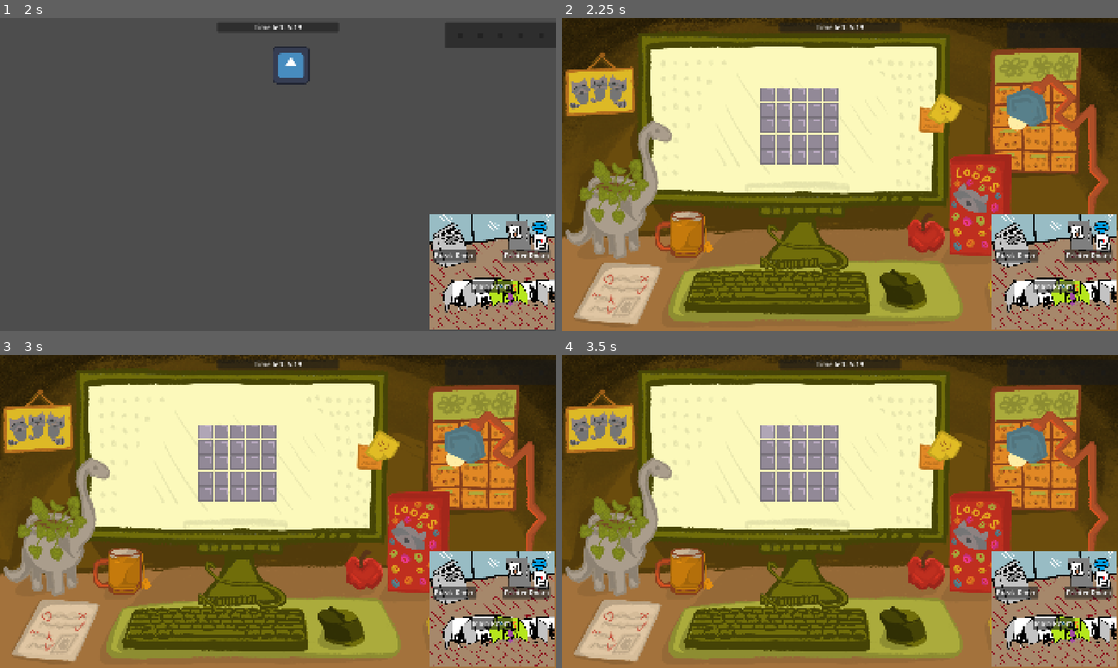
Above: before the commit, frames 1-4 (two rows, left to right).
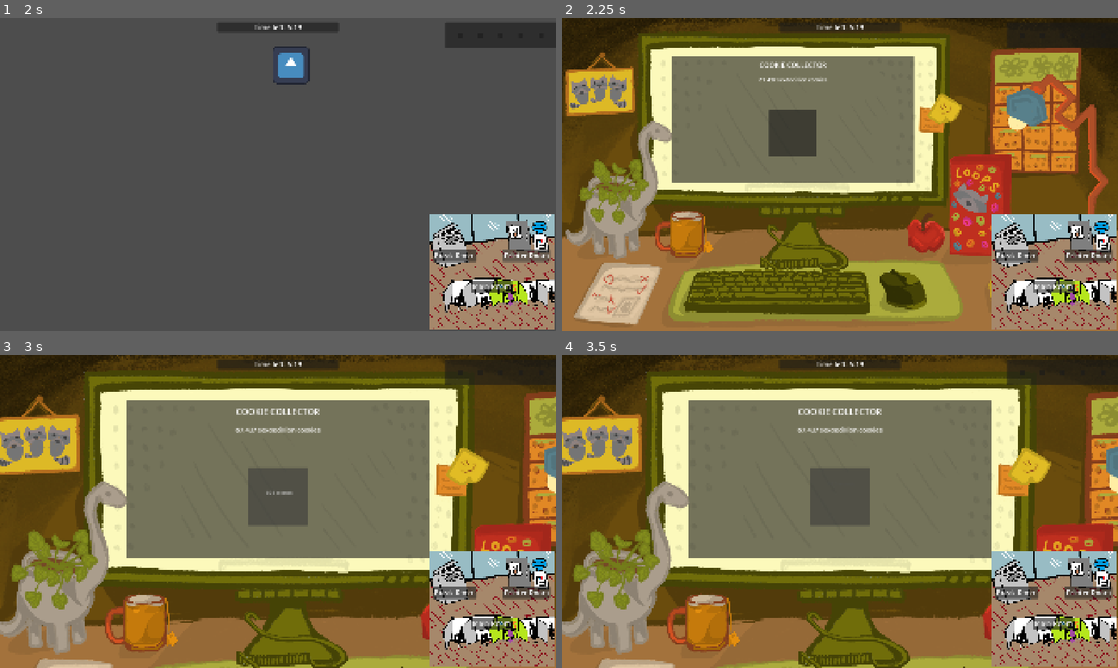
Above: after the commit, the same moments.

Repository: Pudding3160/cookie-jam
Game: Godot game, scene res://Scenes/MAIN/main.tscn
The game is run twice, just before and just after one commit, with the same random seed, the same clock (stepped at 60 frames per second) and the same inputs. The engine's default icon, where the game draws it, is replaced by a stand-in: a white triangle on a blue panel in a dark square.
Inputs (mouse positions are in pixels of both pictures, inside the frame that each line leads up to; where the layout moved, square brackets give the same spot in the first picture):
- Up to frame 1 (2 s): click "Break Room" at 0.5 s; click "Printer Room" at 1.25 s
- Up to frame 2 (2.25 s): click "Main Room" at 2 s
- Up to frame 3 (3 s): click (233, 470) [205, 430] at 2.75 s
- Up to frame 4 (3.5 s): no input

Frame 1 is identical in both runs. In frame 2, 18% of the frame differs, in the area x 19-64%, y 12-53%; in frame 3, 71%; in frame 4, 71%, in the area x 0-100%, y 0-100%.

Commit message:
changed intervals

Diff:
--- a/Scenes/MAIN/main.tscn
+++ b/Scenes/MAIN/main.tscn
@@ -15,18 +15,18 @@
 current_room_type = 1
 
 [node name="EmailController" parent="." unique_id=1587489003 instance=ExtResource("2_6j7wv")]
-interval = 11
+interval = 42
 difficulty = 12
 max_rand_num = 50
 check_for_active_room = true
 
 [node name="HonsController" parent="." unique_id=459550278 instance=ExtResource("7_6j7wv")]
-interval = 5
+interval = 32
 difficulty = 1
 check_for_active_room = true
 
 [node name="Sweeper_controller" parent="." unique_id=1424258307 instance=ExtResource("8_33lhf")]
-interval = 2
+interval = 80
 check_for_active_room = true
 
 [node name="Map" parent="." unique_id=1908580526 instance=ExtResource("3_33lhf")]
